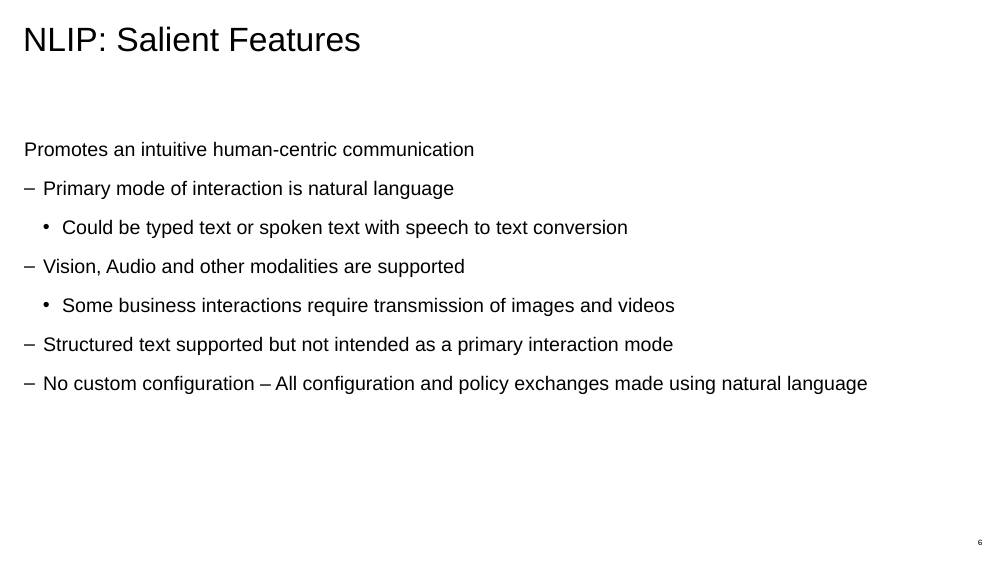
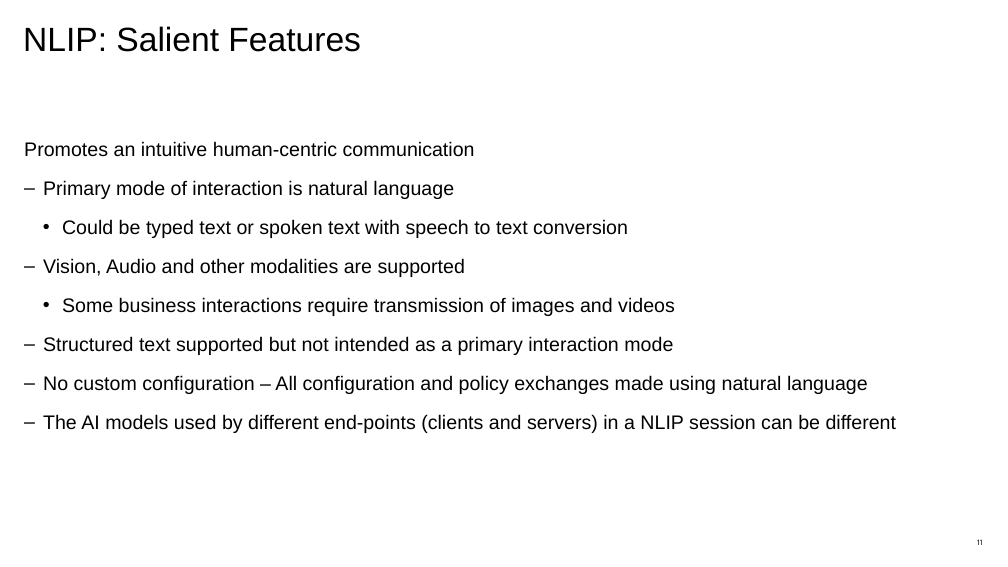
Before and after one commit to nlip-project/documents, a slide deck: slide 11 of working/NLIP_Briefer.pptx (slide 6 before the commit). Drawn at 1008x567 pixels with LibreOffice and Linux fonts; fonts in the diff are those of the drawing. Boxes give left, top, right and bottom in pixels: in the first picture for what was removed or moved away, otherwise in the second. Text is boxed around its words. In the diff, an @@ line names an element or a change of style, - is before the commit and + after.

```diff
--- a/working/NLIP_Briefer.pptx
+++ b/working/NLIP_Briefer.pptx
@@ text at box(43, 414, 897, 433): paragraph added @@
+  – The AI models used by different end-points (clients and servers) in a NLIP session can be different
```
Also in this commit, not shown: 9 other slides changed, 12 slides added.
